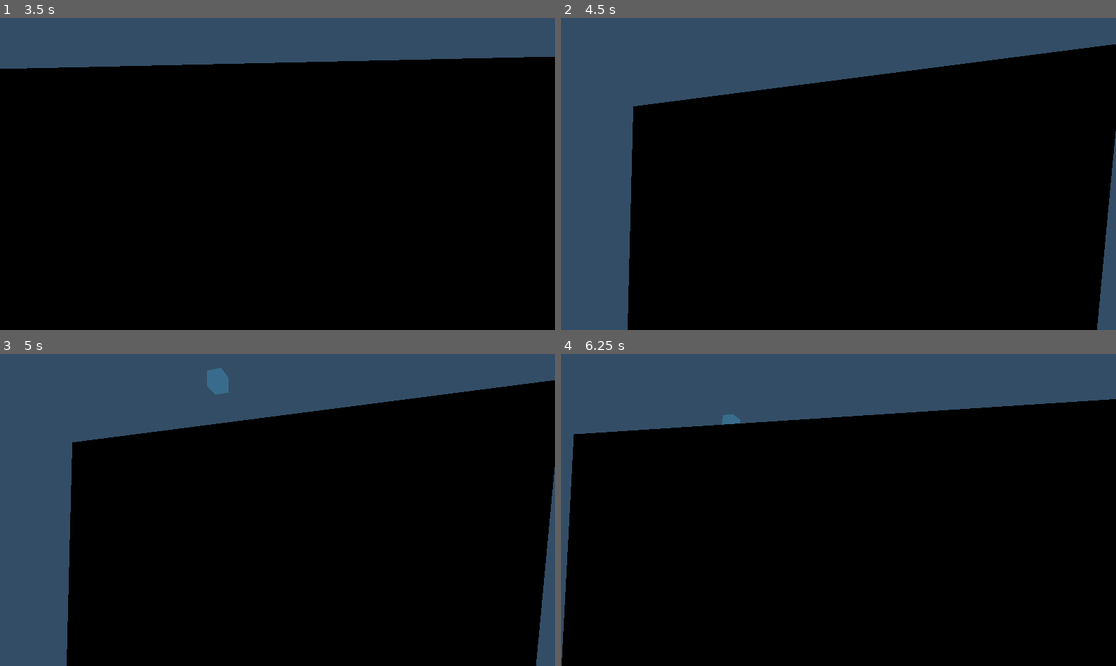
Above: before the commit, frames 1-4 (two rows, left to right).
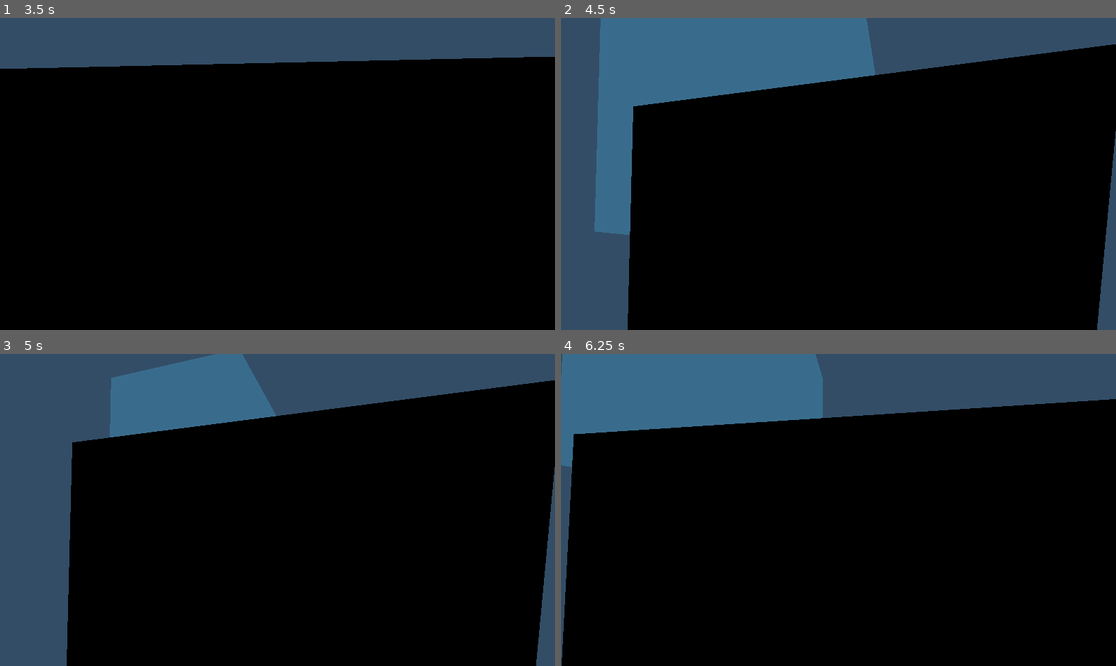
Above: after the commit, the same moments.

Repository: jvastola/GodotPhysicsRig
Game: Godot game, scene res://MainScene.tscn
Same seed, same stepped clock (60 frames per second), same inputs: the game is played once before the commit and once after it.
Inputs (mouse positions are in pixels of both pictures, inside the frame that each line leads up to):
- Up to frame 1 (3.5 s): move the mouse to (305, 174) at 0.52 s; hold Shift (sprint) 0.53-1.28 s; hold W (move_forward) from 0.53 s (still down); click (305, 174) at 0.67 s; tap Space (jump) at 0.77, 1.52, 3.02 s; move the mouse to (249, 174) at 1.27 s; click (249, 174) at 1.35 s; move the mouse to (288, 167) at 2.02 s; hold Shift (sprint) 2.03-2.78 s; tap Enter at 2.75 s; move the mouse to (271, 180) at 2.77 s; click (271, 180) at 2.85 s
- Up to frame 2 (4.5 s): keep holding W (move_forward); tap Space (jump) at 3.5, 3.77 s; move the mouse to (877, 177) at 3.52 s; hold Shift (sprint) 3.53-4.28 s; tap Enter at 4.25 s; move the mouse to (794, 170) at 4.27 s; click (794, 170) at 4.35 s
- Up to frame 3 (5 s): keep holding W (move_forward); tap Space (jump) at 4.52 s
- Up to frame 4 (6.25 s): move the mouse to (844, 510) at 5.02 s; hold Shift (sprint) 5.03-5.78 s; click (844, 510) at 5.17 s; move the mouse to (816, 503) at 5.77 s; release W (move_forward) at 5.78 s; hold D (move_right) from 5.78 s (still down); click (816, 503) at 5.85 s; tap Space (jump) at 6.02 s

Frame 1 is identical in both runs. In frame 2, 14% of the frame differs, in the area x 6-57%, y 0-70%; in frame 3, 5.4%; in frame 4, 11%.

Commit message:
feat(grid_snap_indicator): enhance GridSnapIndicator functionality; add pointer node path and sync grid size features

Diff:
--- a/XRPlayer.tscn
+++ b/XRPlayer.tscn
@@ -178,9 +178,11 @@
 [node name="GridSnapIndicator" type="Node3D" parent="PlayerBody/XROrigin3D/LeftController/HandPointer"]
 script = ExtResource("8_grid_snap")
 follow_mode = "always"
-align_with_surface_normal = true
 maintain_visibility_without_hit = true
+pointer_node_path = NodePath("..")
+sync_grid_size_from_pointer = true
 raycast_path = NodePath("../PointerRayCast")
+hide_without_hit = false
 
 [node name="IndicatorMesh" type="MeshInstance3D" parent="PlayerBody/XROrigin3D/LeftController/HandPointer/GridSnapIndicator"]
 material_override = SubResource("StandardMaterial3D_grid_indicator")
--- a/grid_snap_indicator.gd
+++ b/grid_snap_indicator.gd
@@ -4,17 +4,14 @@
 
 var _grid_size: float = 0.1
 var _snap_interval: float = 0.1
-var _orientation_space: String = "world"
 
 @export_enum("on_hit", "always", "manual") var follow_mode: String = "on_hit"
-@export_enum("world", "local") var orientation_space := "world":
-	set(value):
-		_orientation_space = value
-		_apply_orientation_space()
-	get:
-		return _orientation_space
 @export var align_with_surface_normal: bool = false
 @export var maintain_visibility_without_hit: bool = false
+@export var pointer_node_path: NodePath
+@export var sync_grid_size_from_pointer: bool = false
+@export_range(0.01, 10.0, 0.01) var pointer_scale_grid_multiplier: float = 1.0
+@export_range(0.005, 2.0, 0.005) var pointer_scale_min_grid_size: float = 0.01
 
 @export_range(0.01, 5.0, 0.01) var grid_size: float = 0.1:
 	set(value):
@@ -38,15 +35,15 @@
 var _accumulated_time: float = 0.0
 var _last_snapped_position: Vector3 = Vector3.ZERO
 var _has_valid_position: bool = false
-var _initial_basis: Basis = Basis.IDENTITY
+var _pointer_node: Node = null
 
 func _ready() -> void:
 	_raycast = get_node_or_null(raycast_path) as RayCast3D
 	_indicator_mesh = get_node_or_null(indicator_mesh_path) as MeshInstance3D
-	_initial_basis = global_transform.basis
+	top_level = true
 	_apply_indicator_scale()
 	_apply_indicator_material()
-	_apply_orientation_space()
+	_connect_pointer_signal()
 	_set_indicator_visible(false)
 
 func _physics_process(delta: float) -> void:
@@ -125,6 +122,7 @@
 	global_transform = new_transform
 	_set_indicator_visible(true)
 
+
 func _apply_indicator_material() -> void:
 	if not _indicator_mesh:
 		return
@@ -142,9 +140,6 @@
 		_indicator_mesh.visible = visible
 	self.visible = visible
 
-func _apply_orientation_space() -> void:
-	top_level = (_orientation_space == "world")
-
 func _snap_from_sample(sample_point: Vector3, has_hit: bool, surface_normal: Vector3) -> void:
 	var should_show: bool = has_hit or not hide_without_hit
 	_apply_snapped_position(_snap_to_grid(sample_point), surface_normal)
@@ -154,11 +149,7 @@
 func _derive_basis(surface_normal: Vector3) -> Basis:
 	if align_with_surface_normal and surface_normal.length_squared() > 0.0:
 		return _basis_from_normal(surface_normal)
-	if _orientation_space == "world":
-		return Basis.IDENTITY
-	if _raycast:
-		return _raycast.global_transform.basis
-	return _initial_basis
+	return Basis.IDENTITY
 
 func _basis_from_normal(normal: Vector3) -> Basis:
 	var y: Vector3 = normal.normalized()
@@ -170,3 +161,19 @@
 	var x: Vector3 = reference.cross(y).normalized()
 	var z: Vector3 = y.cross(x).normalized()
 	return Basis(x, y, z)
+
+func _connect_pointer_signal() -> void:
+	if pointer_node_path == NodePath():
+		return
+	var node := get_node_or_null(pointer_node_path)
+	if not node:
+		return
+	_pointer_node = node
+	if node.has_signal("hit_scale_changed"):
+		node.connect("hit_scale_changed", Callable(self, "_on_pointer_hit_scale_changed"))
+
+func _on_pointer_hit_scale_changed(scale: float) -> void:
+	if not sync_grid_size_from_pointer:
+		return
+	var new_size: float = max(scale * pointer_scale_grid_multiplier, pointer_scale_min_grid_size)
+	grid_size = new_size
--- a/hand_pointer.gd
+++ b/hand_pointer.gd
@@ -1,6 +1,7 @@
 extends Node3D
 
 signal pointer_event(event: Dictionary)
+signal hit_scale_changed(scale: float)
 
 # hand_pointer.gd
 # Provides a versatile pointer that can interact with UI controls, specialised
@@ -61,6 +62,7 @@
 var _controller_cache: XRController3D = null
 var _prev_action_pressed: bool = false
 var _hit_scale_user_multiplier: float = 1.0
+var _last_emitted_hit_scale: float = -1.0
 
 func _ready() -> void:
 	_clamp_ray_length()
@@ -158,6 +160,9 @@
 			_emit_event(handler, "release", base_event)
 	else:
 		_clear_hover_state()
+
+	var hit_scale: float = _compute_hit_scale(distance)
+	_maybe_emit_hit_scale(hit_scale)
 
 	if _ray_hit:
 		var show_hit: bool = _should_show_hit_visual(action_state, has_hit)
@@ -176,7 +181,7 @@
 			var z: Vector3 = y.cross(x).normalized()
 			# Create a basis scaled by the desired scale factor so we don't overwrite
 			# node scale by setting global_transform after changing scale.
-			var scale_factor: float = _compute_hit_scale(distance)
+			var scale_factor: float = hit_scale
 			var scaled_x: Vector3 = x * scale_factor
 			var scaled_y: Vector3 = y * scale_factor
 			var scaled_z: Vector3 = z * scale_factor
@@ -319,6 +324,13 @@
 	var far_t: float = clamp((distance - near_reference) / far_range, 0.0, 1.0)
 	var far_scale: float = lerp(scale_factor, hit_far_scale, far_t)
 	return far_scale * _hit_scale_user_multiplier
+
+func _maybe_emit_hit_scale(scale: float) -> void:
+	if not is_finite(scale):
+		return
+	if _last_emitted_hit_scale < 0.0 or abs(scale - _last_emitted_hit_scale) > 0.0005:
+		_last_emitted_hit_scale = scale
+		hit_scale_changed.emit(scale)
 
 func _build_event(handler: Node, collider: Object, hit_point: Vector3, normal: Vector3, axis_world: Vector3, start: Vector3, distance: float, action_state: Dictionary, controller: XRController3D) -> Dictionary:
 	var event: Dictionary = {
